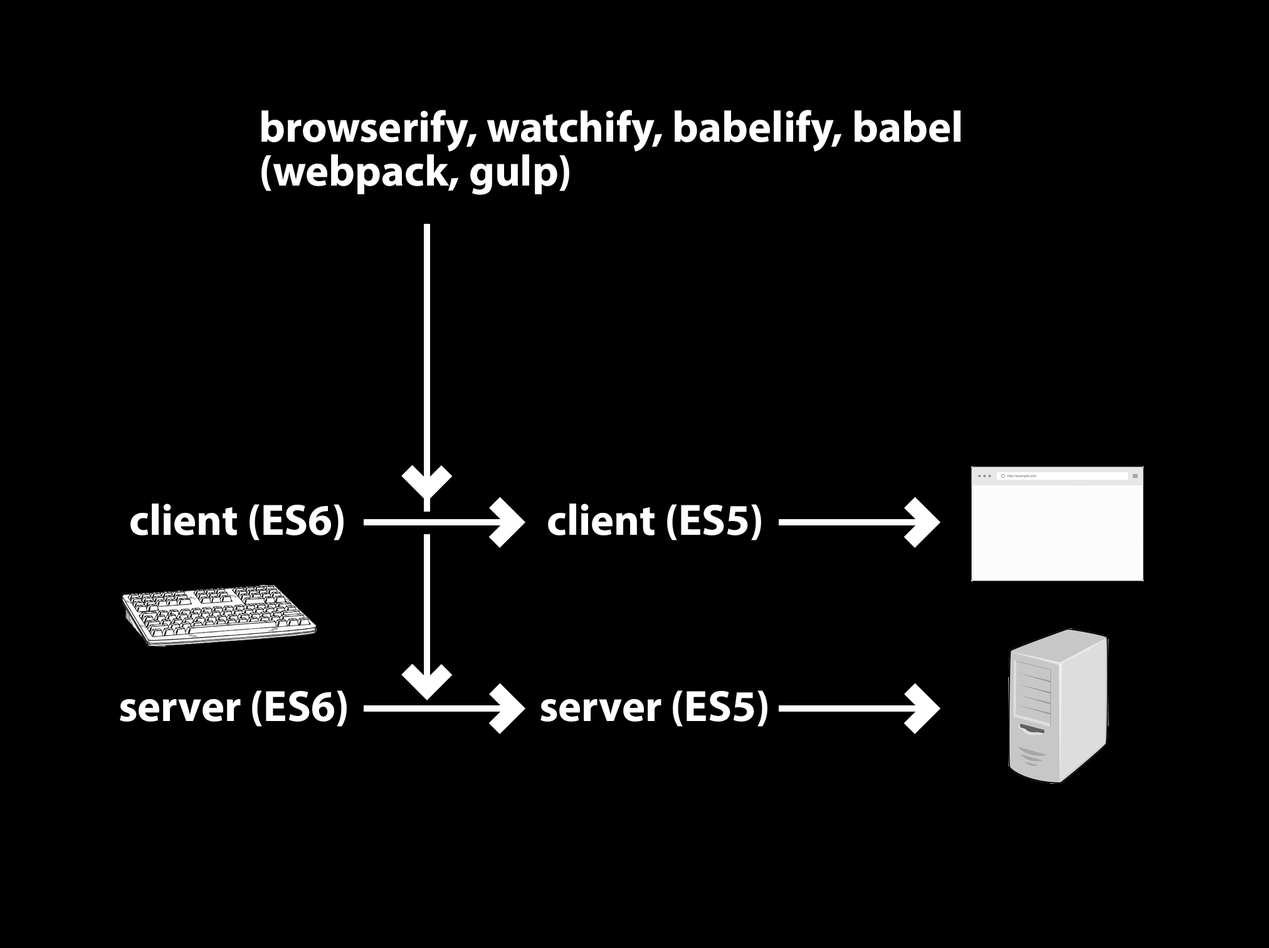
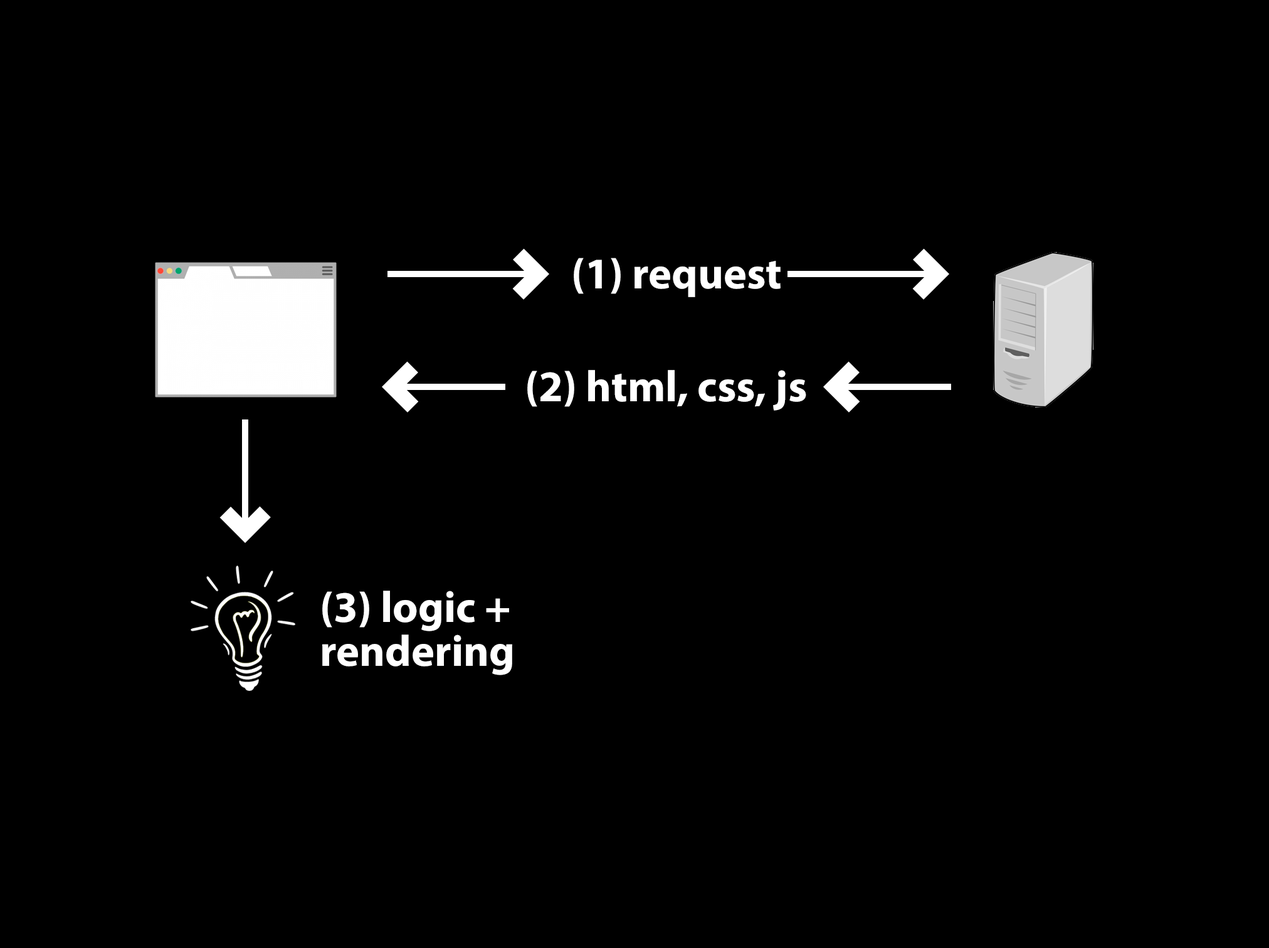
Two versions of the same layered image (1269x948). Layer-by-layer changes:
added group "server" (1st of 3) with 11 layers above "setup" over left=154, top=248, right=1094, bottom=692
added layer "(3) logic + rendering" in group "server" over left=322, top=590, right=513, bottom=676
added layer "(2) html, css, js" in group "server" over left=527, top=369, right=807, bottom=411
added layer "(1) request" in group "server" over left=573, top=257, right=781, bottom=298
added layer "Layer 8" in group "server" over left=190, top=565, right=296, bottom=692
added layer "browser" in group "server" over left=154, top=262, right=337, bottom=398
added layer "server" (2nd of 3, in "server") in group "server" over left=993, top=252, right=1094, bottom=408
added layer "Layer 2 copy 7" in group "server" over left=823, top=361, right=952, bottom=413
added layer "Layer 2 copy 8" in group "server" over left=219, top=419, right=271, bottom=544
added layer "Layer 2 copy 5" in group "server" over left=381, top=361, right=506, bottom=413
added layer "Layer 2 copy 6" in group "server" over left=787, top=248, right=950, bottom=300
added layer "Layer 2 copy 4" in group "server" over left=387, top=248, right=550, bottom=300
hid group "setup" (17 layers) over left=119, top=109, right=1144, bottom=784
renamed "Layer 3" to "Layer 7", painted on it over left=971, top=466, right=1144, bottom=582
